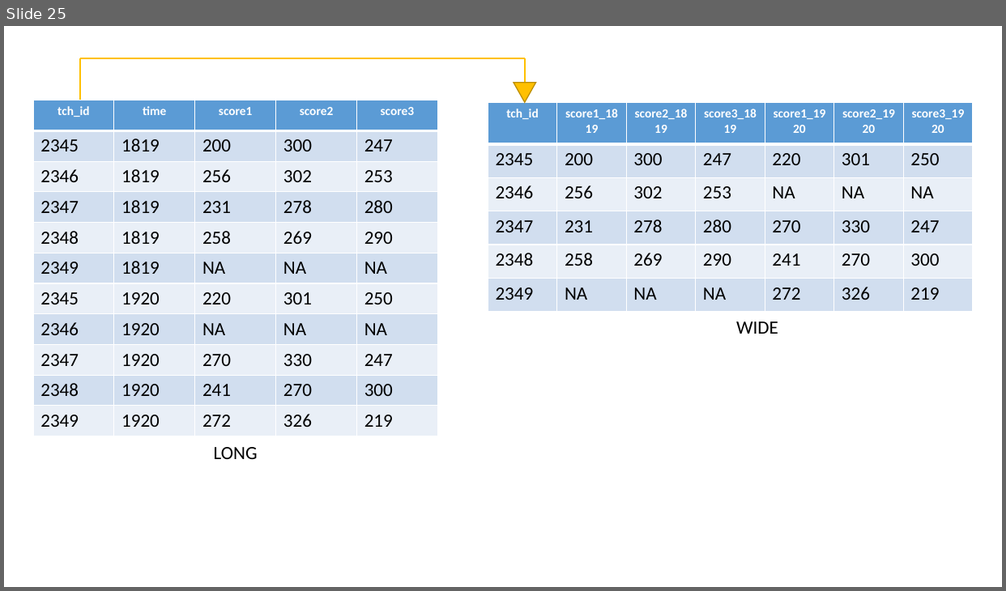
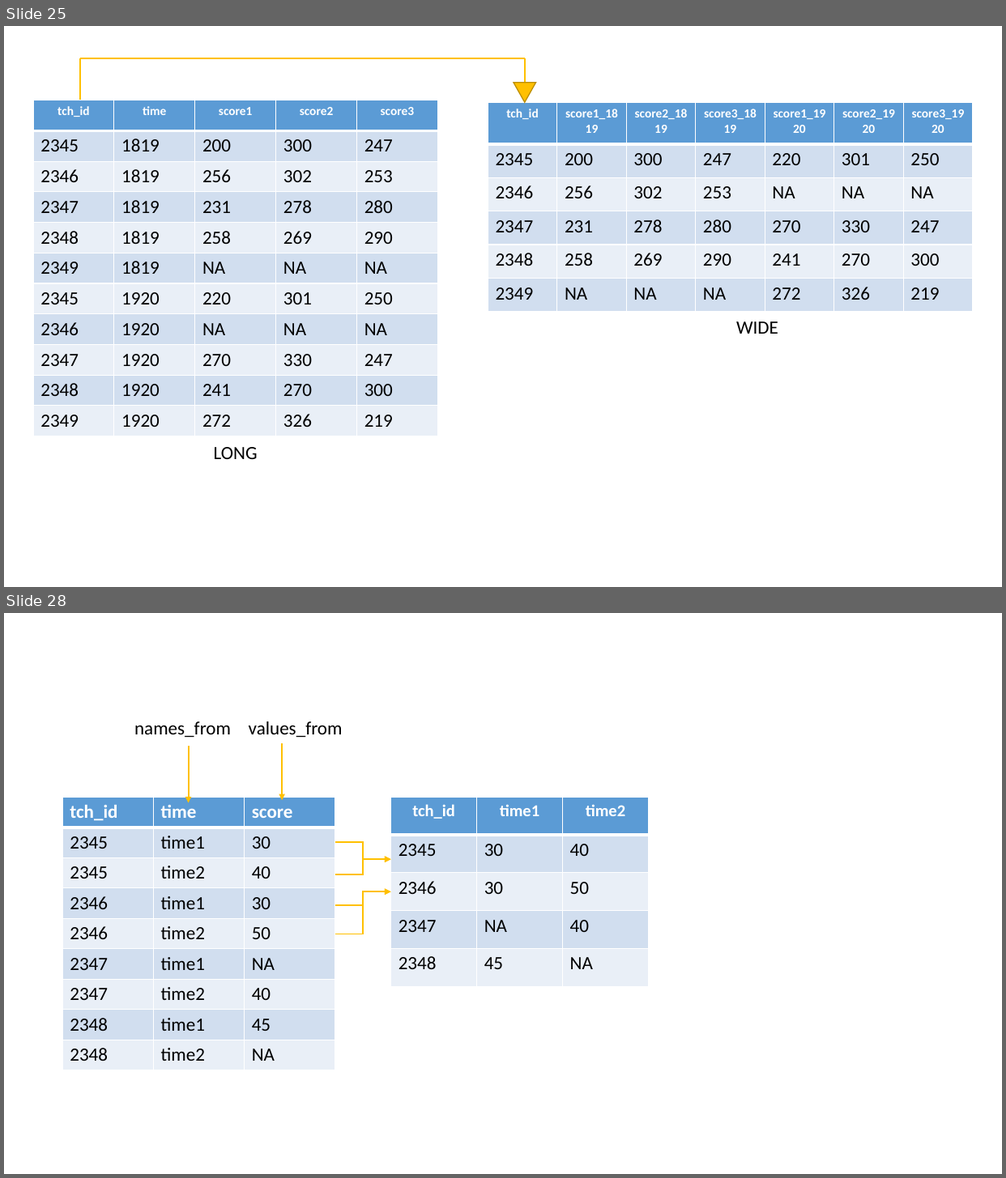
Before and after one commit to Cghlewis/schoen-workshop-series, a slide deck: rslides/img/syntax.pptx. Shown one above the other, each under a label of ours: slide 25 before the commit, slides 25 and 28 after it; the slides between them are not shown. The pictures are 1006x591 and 1006x1178 pixels, drawn with LibreOffice and Linux fonts; fonts in the diff are those of the drawing. Boxes give left, top, right and bottom in pixels: in the first picture for what was removed or moved away, otherwise in the second. Text is boxed around its words. In the diff, an @@ line names an element or a change of style, - is before the commit and + after.

```diff
--- a/rslides/img/syntax.pptx
+++ b/rslides/img/syntax.pptx
@@ slide 28 added at bbox=[4, 613, 1002, 1174], background #FFFFFF @@
@@ text added at bbox=[134, 722, 231, 737], 18 pt, text #000000 @@
+names_from
@@ text added at bbox=[249, 722, 343, 737], 18 pt, text #000000 @@
+values_from
@@ arrow added from (188, 746) to (188, 803), #FFC000 1.5 pt @@
@@ arrow added from (282, 743) to (282, 800), #FFC000 1.5 pt @@
@@ table added at bbox=[62, 797, 334, 1069], 9 rows, 3 columns @@
+tch_id | time | score
+2345 | time1 | 30
+2345 | time2 | 40
+2346 | time1 | 30
+2346 | time2 | 50
+2347 | time1 | NA
+2347 | time2 | 40
+2348 | time1 | 45
+2348 | time2 | NA
@@ table added at bbox=[391, 797, 650, 986], 5 rows, 3 columns @@
+tch_id | time1 | time2
+2345 | 30 | 40
+2346 | 30 | 50
+2347 | NA | 40
+2348 | 45 | NA
@@ elbow arrow added from (335, 842) to (391, 859), #FFC000 1.5 pt @@
@@ elbow arrow added from (335, 875) to (391, 859), #FFC000 1.5 pt @@
@@ elbow arrow added from (335, 905) to (391, 892), #FFC000 1.5 pt @@
@@ elbow arrow added from (335, 934) to (391, 892), #FFC000 1.5 pt @@
```
Also in this commit, not shown: 3 other slides added, 6 other files.
